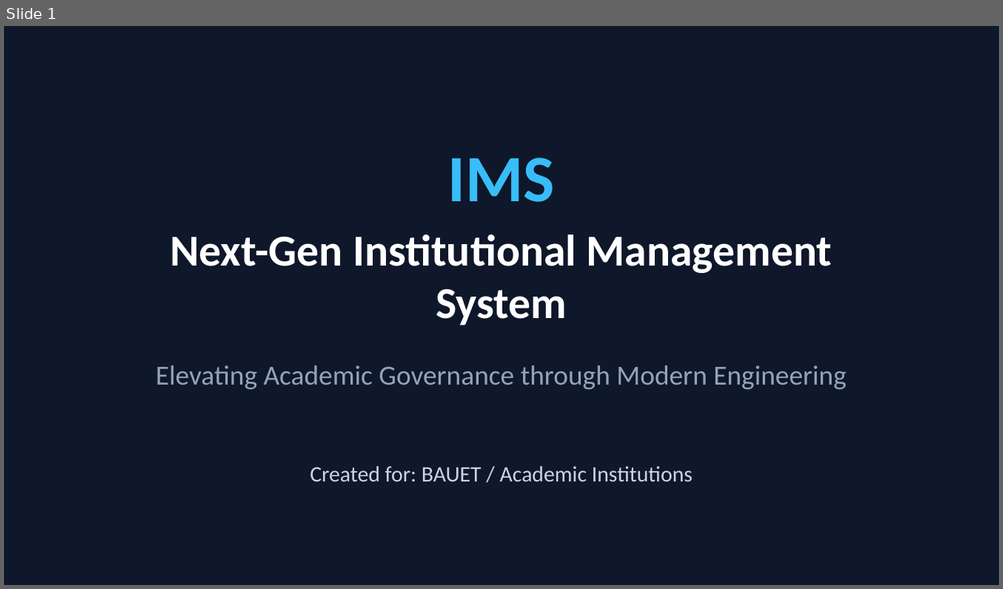
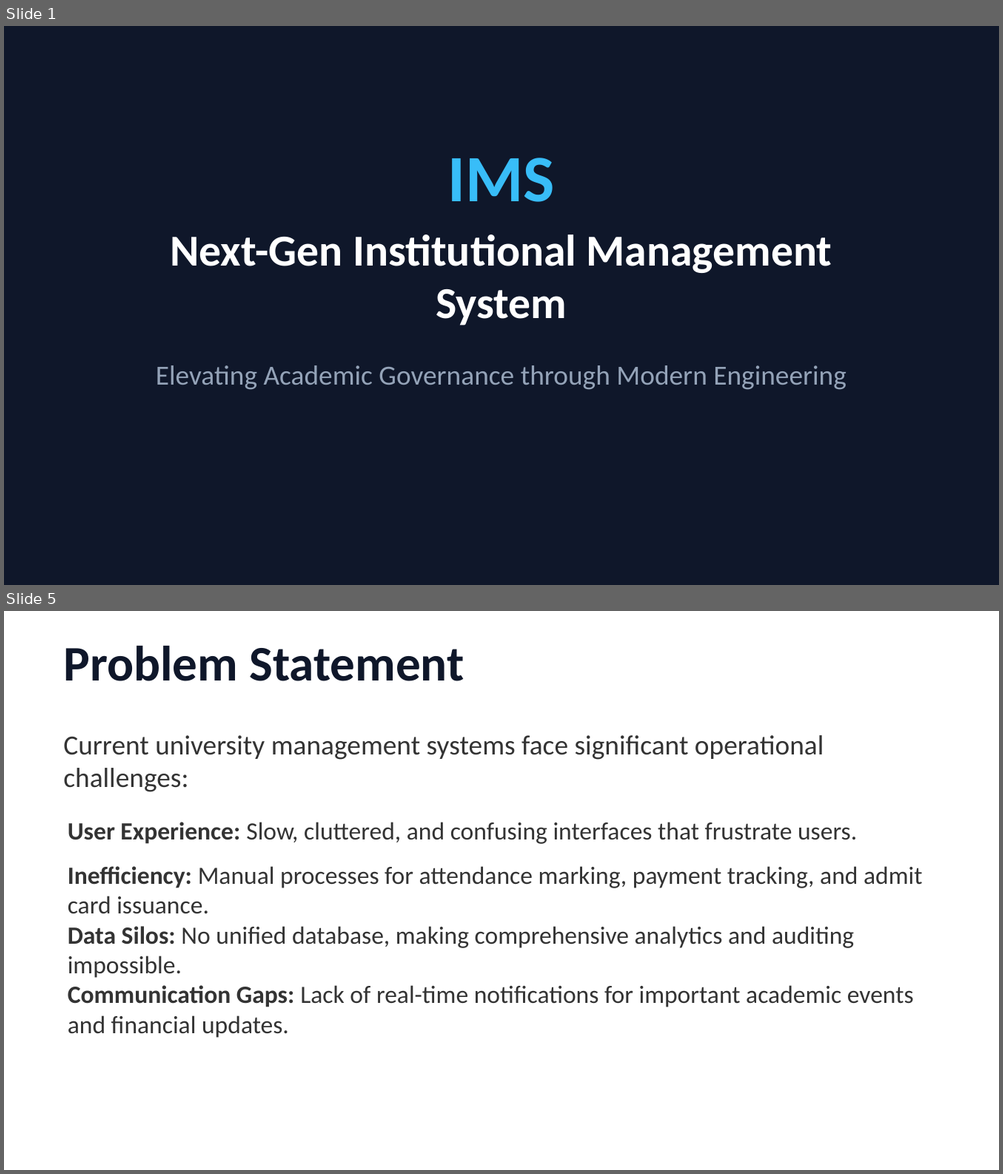
Before and after one commit to NoorAbdullah02/IMS, a slide deck: IMS_Project_Presentation.pptx. Shown one above the other, each under a label of ours: slide 1 before the commit, slides 1 and 5 after it; the slides between them are not shown. The pictures are 1003x589 and 1003x1174 pixels, drawn with LibreOffice and Linux fonts; fonts in the diff are those of the drawing. Boxes give left, top, right and bottom in pixels: in the first picture for what was removed or moved away, otherwise in the second. Text is boxed around its words. In the diff, an @@ line names an element or a change of style, - is before the commit and + after.

```diff
--- a/IMS_Project_Presentation.pptx
+++ b/IMS_Project_Presentation.pptx
@@ slide 5 added at (4,611,999,1170), background #FFFFFF @@
@@ text added at (63,646,464,681), 36 pt, text #0F172A, bold @@
+Problem Statement
@@ text added at (63,735,823,792), 20 pt, text #333333 @@
+Current university management systems face significant operational challenges:
@@ text added at (68,822,856,844), 18 pt, text #333333 @@
+• User Experience: Slow, cluttered, and confusing interfaces that frustrate users.
@@ text added at (68,866,922,914), 18 pt, text #333333 @@
+• Inefficiency: Manual processes for attendance marking, payment tracking, and admit card issuance.
@@ text added at (68,926,854,978), 18 pt, text #333333 @@
+• Data Silos: No unified database, making comprehensive analytics and auditing impossible.
@@ text added at (68,985,913,1038), 18 pt, text #333333 @@
+• Communication Gaps: Lack of real-time notifications for important academic events and financial updates.
@@ slide 1 changed as well @@
@@ text removed at (310,466,692,482) @@
-Created for: BAUET / Academic Institutions
```
Also in this commit, not shown: 1 other slide changed, 9 other slides added, 7 slides removed, 1 other file.
